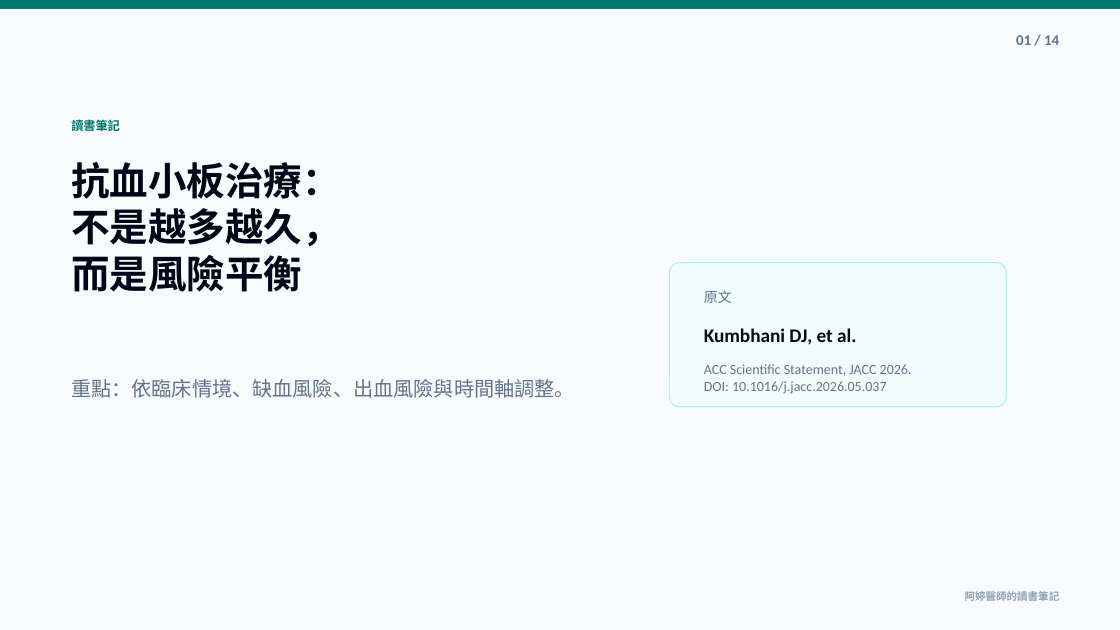
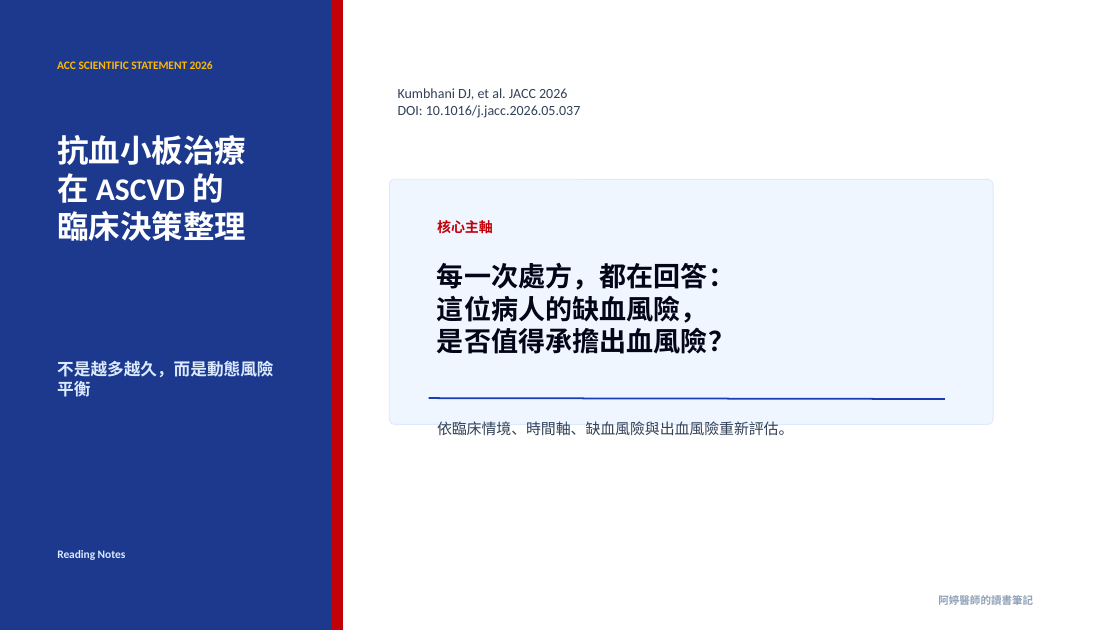
Before and after one commit to tsn4830-ui/antiplatelet-therapy-2026-notes, a slide deck: slide 1 of antiplatelet-therapy-2026-slides.pptx. Drawn at 1120x630 pixels with LibreOffice and Linux fonts; fonts in the diff are those of the drawing. Boxes give left, top, right and bottom in pixels: in the first picture for what was removed or moved away, otherwise in the second. Text is boxed around its words. In the diff, an @@ line names an element or a change of style, - is before the commit and + after.

Commit message:
Refresh PPTX in academic defense style

```diff
--- a/antiplatelet-therapy-2026-slides.pptx
+++ b/antiplatelet-therapy-2026-slides.pptx
@@ background #F8FAFC to #FFFFFF @@
@@ rectangle removed at <box>0,0,1120,8</box> @@
@@ rectangle added at <box>0,0,333,630</box>, fill #1C398E, outline #1C398E 0 pt @@
@@ rectangle added at <box>333,0,343,630</box>, fill #C10007, outline #C10007 0 pt @@
@@ text removed at <box>1016,35,1059,45</box> @@
-01 / 14
@@ text added at <box>57,61,213,69</box>, 9.8 pt, text #FFB900, bold @@
+ACC SCIENTIFIC STATEMENT 2026
@@ text "Kumbhani DJ, et al. JACC ...": place and size @@
-text "Kumbhani DJ, et al. JACC ..." at <box>704,364,912,394</box>
+text "Kumbhani DJ, et al. JACC ..." at <box>398,88,580,118</box>
@@ text at <box>398,88,567,100</box>: text changed; text colour #62748E to #314158 @@
-ACC Scientific Statement, JACC 2026.
+Kumbhani DJ, et al. JACC 2026
@@ text removed at <box>71,117,120,134</box> @@
-讀書筆記
@@ text at <box>398,105,580,118</box>: text colour #62748E to #314158 in "DOI: 10.1016/j.jacc.2026.05.037" @@
@@ text added at <box>57,135,246,241</box>, 27 pt, text #FFFFFF, bold @@
+抗血小板治療
+在 ASCVD 的
+臨床決策整理
@@ rounded rectangle added at <box>390,180,994,425</box>, fill #EFF6FF, outline #DBEAFE 0.75 pt @@
@@ text added at <box>437,220,493,234</box>, 12 pt, text #C10007, bold @@
+核心主軸
@@ text added at <box>437,263,735,354</box>, 23.2 pt, text #020618, bold @@
+每一次處方，都在回答：
+這位病人的缺血風險，
+是否值得承擔出血風險？
@@ rounded rectangle removed at <box>670,262,1007,407</box> @@
@@ text removed at <box>704,290,732,303</box> @@
-原文
@@ text removed at <box>704,328,856,345</box> @@
-Kumbhani DJ, et al.
@@ text at <box>57,360,273,397</box>: text changed; size 33 to 14.2 pt; text colour #020618 to #DBEAFE @@
-抗血小板治療：
-不是越多越久，
-而是風險平衡
+不是越多越久，而是動態風險平衡
@@ line added from (429, 398) to (945, 399), #193CB8 1.5 pt @@
@@ text at <box>437,421,793,435</box>: text changed; size 17.2 to 12.8 pt; text colour #62748E to #314158 @@
-重點：依臨床情境、缺血風險、出血風險與時間軸調整。
+依臨床情境、時間軸、缺血風險與出血風險重新評估。
@@ text added at <box>57,550,126,560</box>, 9.8 pt, text #DBEAFE, bold @@
+Reading Notes
@@ text "阿婷醫師的讀書筆記": place and size @@
-text "阿婷醫師的讀書筆記" at <box>965,591,1060,601</box>
+text "阿婷醫師的讀書筆記" at <box>938,595,1033,605</box>
```
Also in this commit, not shown: 8 other slides changed, 3 slides added, 5 slides removed.
